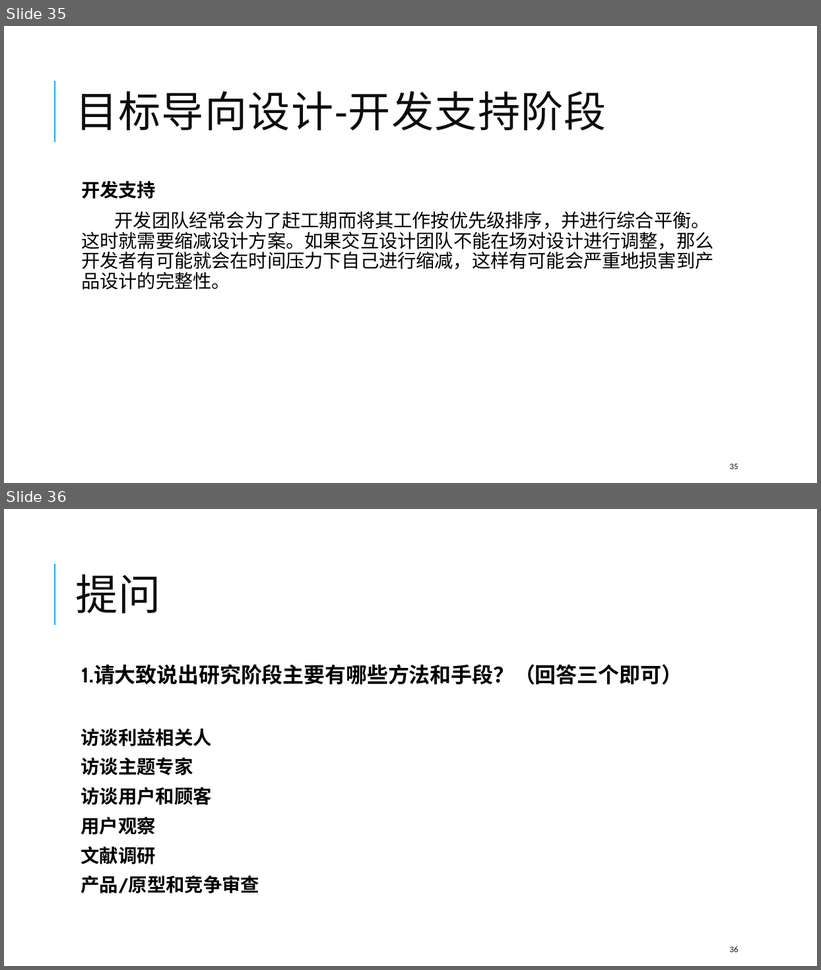
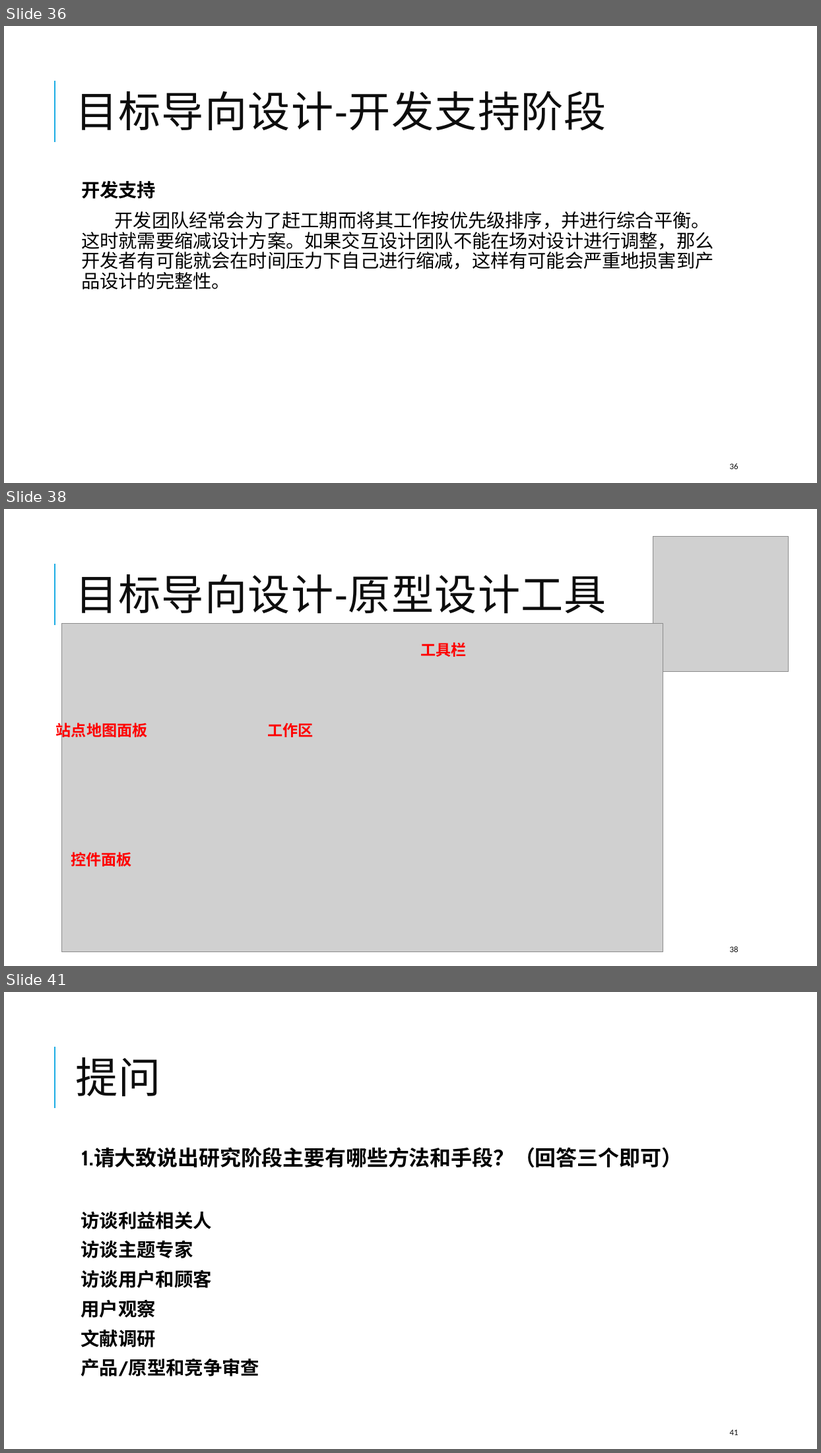
Before and after one commit to SoftwareRequirtmentsG02/Document, a slide deck: PPT/UML/界面原形G02.pptx. Shown one above the other, each under a label of ours: slides 35 and 36 before the commit, slides 36, 38 and 41 after it; the slides between them are not shown. The pictures are 821x970 and 821x1453 pixels, drawn with LibreOffice and Linux fonts; fonts in the diff are those of the drawing; grey boxes stand for pictures. Boxes give left, top, right and bottom in pixels: in the first picture for what was removed or moved away, otherwise in the second. Text is boxed around its words. In the diff, an @@ line names an element or a change of style, - is before the commit and + after.

Commit message:
update 界面原型PPT

```diff
--- a/PPT/UML/界面原形G02.pptx
+++ b/PPT/UML/界面原形G02.pptx
@@ slide 38 added at (4, 509, 817, 966), background #FFFFFF; not listed: 1 template element that a slide beside it also shows @@
@@ picture added at (653, 537, 789, 672) @@
@@ title added at (75, 574, 607, 614), 50 pt, text #0D0D0D @@
+目标导向设计-原型设计工具
@@ picture added at (62, 624, 663, 952) @@
@@ text added at (421, 642, 467, 657), 18 pt, text #FF0000, bold @@
+工具栏
@@ text added at (56, 720, 148, 739), 18 pt, text #FF0000, bold @@
+站点地图面板
@@ text added at (267, 723, 313, 737), 18 pt, text #FF0000, bold @@
+工作区
@@ text added at (71, 852, 132, 867), 18 pt, text #FF0000, bold @@
+控件面板
@@ page number added at (730, 947, 739, 953), 10 pt, text #0D0D0D @@
+38
@@ what was slide 35 is now slide 36 @@
@@ page number at (730, 464, 739, 470): text changed @@
-35
+36
@@ what was slide 36 is now slide 41 @@
@@ page number at (730, 1430, 739, 1436): text changed @@
-36
+41
```
Also in this commit, not shown: 10 slides changed, 3 other slides added.
